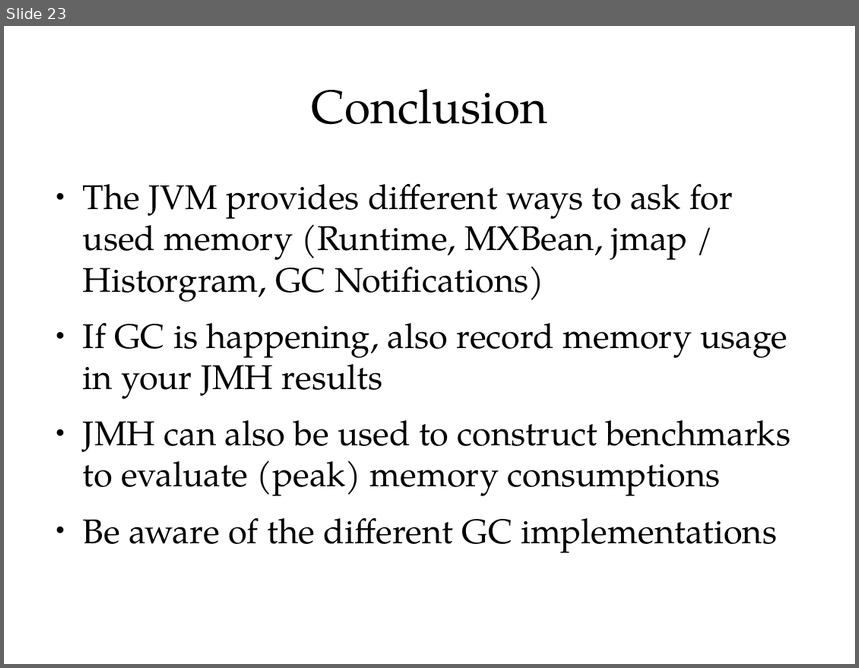
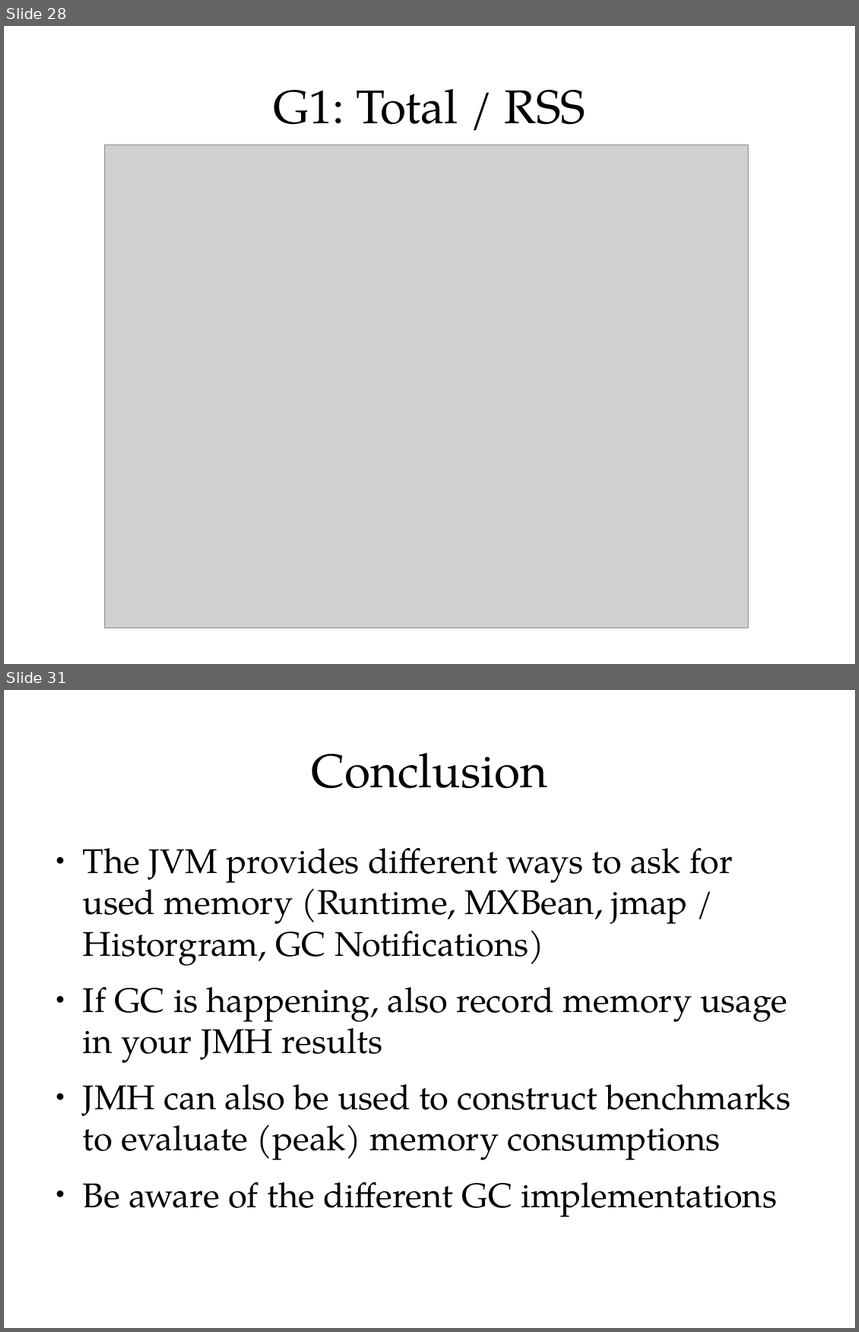
Before and after one commit to cruftex/talk-benchmark-memory, a slide deck: benchmark-memory-with-jmh.odp. Shown one above the other, each under a label of ours: slide 23 before the commit, slides 28 and 31 after it; the slides between them are not shown. The pictures are 859x668 and 859x1332 pixels, drawn with LibreOffice and Linux fonts; fonts in the diff are those of the drawing; grey boxes stand for pictures. Boxes give left, top, right and bottom in pixels: in the first picture for what was removed or moved away, otherwise in the second. Text is boxed around its words. In the diff, an @@ line names an element or a change of style, - is before the commit and + after.

```diff
--- a/benchmark-memory-with-jmh.odp
+++ b/benchmark-memory-with-jmh.odp
@@ slide 28 added at (4,26,855,664), background #FFFFFF @@
@@ title added at (273,89,586,125), 44 pt, text #000000 @@
+G1: Total / RSS
@@ picture added at (104,145,749,629) @@
@@ what was slide 23 is now slide 31 @@
```
Also in this commit, not shown: 1 slide changed, 10 other slides added, 3 slides removed, 1 other file.
